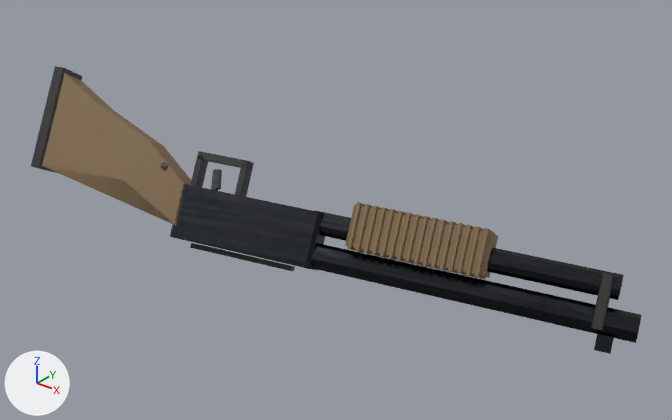
The glTF model models/objects/weapons/shotgun_lowpoly.glb, before and after one commit.
Before and after are seen from a 50 mm camera at (0.824, -0.904, 0.569) aimed at (0.1, 0.001, 0.008). Lighting does not change. The marker at lower left points along +X, +Y and +Z. The picture after the commit comes second. Where no turn or scale is listed for an object, it has been applied to the vertices. Vertices at exactly the same position are counted once.

Objects in the first picture: 'shotgun'.
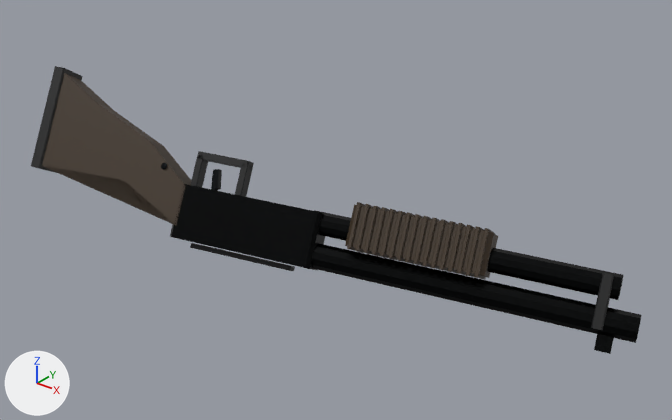
Boxes (x1, y1, x2, y2) around the edits, measured in the pictures (672 x 420 px):
'shotgun', recoloured, surface changed (darker): (38, 70, 641, 354) in both
part 1 of me_shotgun_001, recoloured (darker): (170, 184, 641, 354) in both
part 2 of me_shotgun_001, recoloured: (161, 163, 222, 191) in both
part 3 of me_shotgun_001, edited (looks the same): (31, 66, 641, 336) in both
part 4 of me_shotgun_001, recoloured (darker): (42, 73, 498, 280) in both
part 5 of me_shotgun_001, surface changed (darker): (38, 70, 641, 354) in both

Diff of the bpy script that builds the scene:
```diff
--- a/models/objects/weapons/shotgun_lowpoly.glb.py
+++ b/models/objects/weapons/shotgun_lowpoly.glb.py
@@ img_weapons_orm @@
+img_weapons_orm = load_image('Weapons_ORM', '_unpacked/Weapons_ORM', 144, 16, 'Non-Color')
@@ img_weapons_basecolor @@
+img_weapons_basecolor = load_image('Weapons_BaseColor', '_unpacked/Weapons_BaseColor', 144, 16, 'sRGB')
@@ mat_weapon_shared_palette @@
+mat_weapon_shared_palette = bpy.data.materials.new('Weapon_Shared_Palette')
+# uses the picture img_weapons_basecolor
+# uses the picture img_weapons_orm
@@ me_shotgun_001 @@
 me_shotgun_001.from_pydata(...)  # 680 vertices, 1208 faces; spans x -0.403..0.498, y -0.151..0.151, z -0.108..0.14
 # used by ob_shotgun; location = (0.014, -0.023, 0.004)
+# me_shotgun_001 part 1: all 144 faces that had it switch from mat_metal_003 to mat_weapon_shared_palette
+# me_shotgun_001 part 2: all 280 faces that had it switch from mat_edge_003 to mat_weapon_shared_palette
+# me_shotgun_001 part 3: all 284 faces that had it switch from mat_black_003 to mat_weapon_shared_palette
+# me_shotgun_001 part 4: all 500 faces that had it switch from mat_tan_003 to mat_weapon_shared_palette
+# me_shotgun_001 part 5: texture (UV) coordinates of 1208 of 1208 faces, centred in x -0.397..0.496, y -0.148..0.142, z -0.105..0.139, changed; they spanned u 0.03..0.98, v 0.67..0.83 and now span u 0.06..0.39, v 0.5..0.5
```
